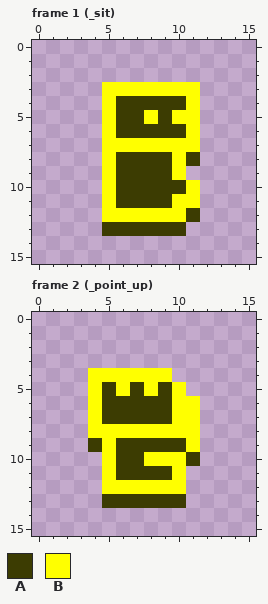
One commit to this pixel-art file: assets/aseprite/shooter_body.aseprite. The first picture shows the starting point.
16x16 pixels, 4 frames. Shown: frame 1 (_sit), frame 2 (_point_up). The commit also changed other frames, which this record leaves out.
Palette (. is transparent): A #3c3c02  B #ffff00
Pixels before, frame 1 (_sit), first column x 5:
 3 BBBBBBB
 4 BAAAAAB
 5 BAABABB
 6 BAAAAAB
 7 BBBBBBB
 8 BAAAABA
 9 BAAAAB.
10 BAAAAAB
11 BAAAABB
12 BBBBBBA
13 AAAAAA.
Pixels before, frame 2 (_point_up), first column x 4:
 4 BBBBBB..
 5 BABABAB.
 6 BAAAAABB
 7 BAAAAABB
 8 BBBBBBBB
 9 ABAAAAAB
10 .BAABBBA
11 .BAAAAB.
12 .BBBBBB.
13 .AAAAAA.
The result:
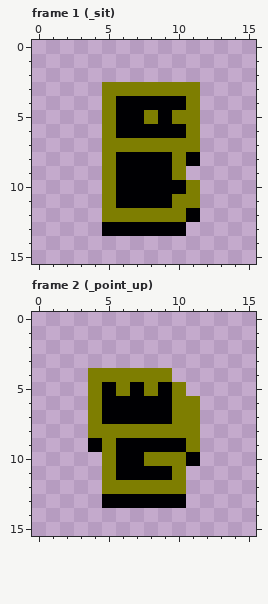
Changes in this commit:
colour A: #3c3c02 -> #000003
colour B: #ffff00 -> #7e7e01
Boxes around the changes in both pictures, in picture pixels (x1, y1, x2, y2):
changed: (102, 82, 200, 236)
changed: (88, 368, 200, 508)
